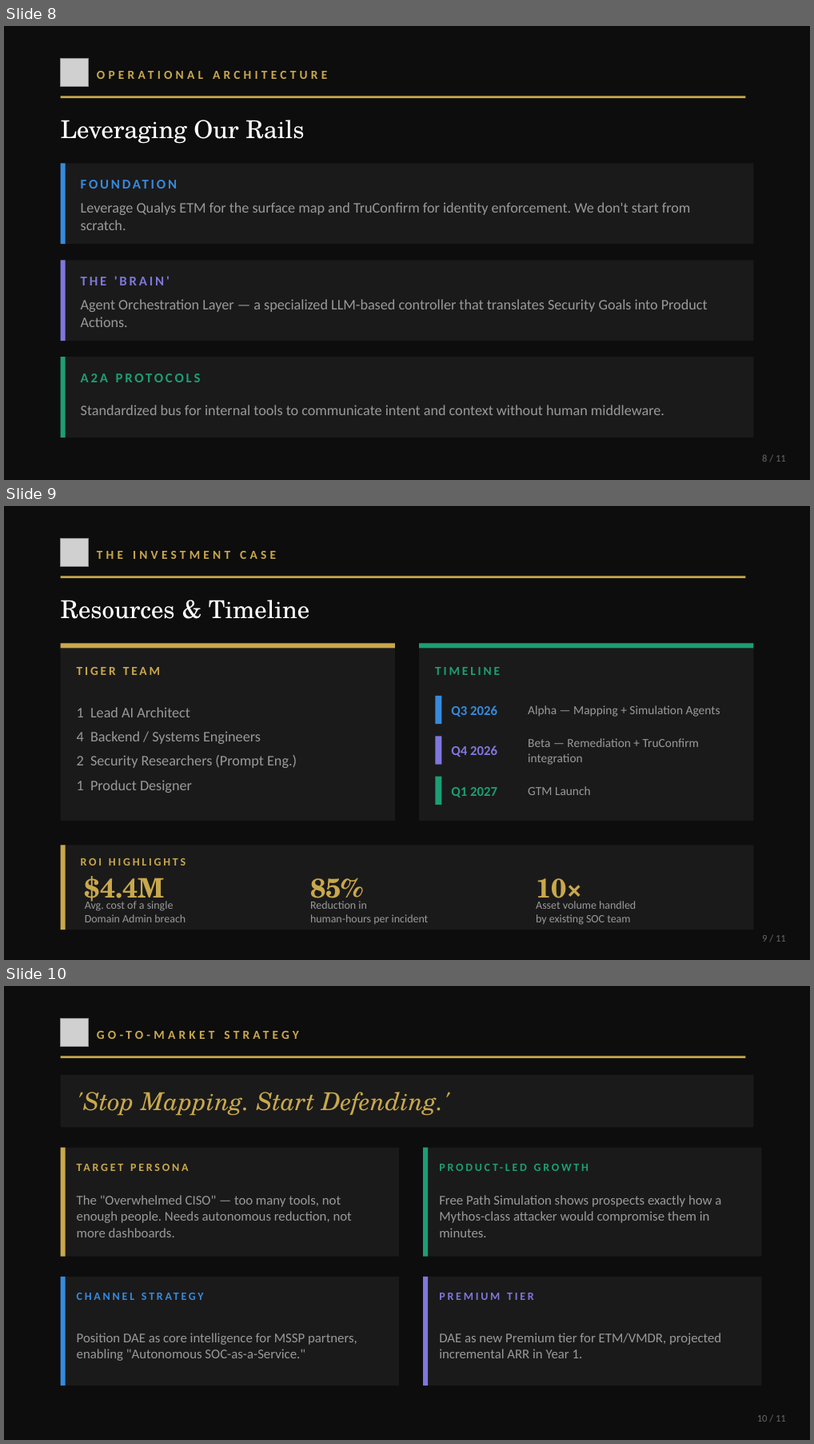
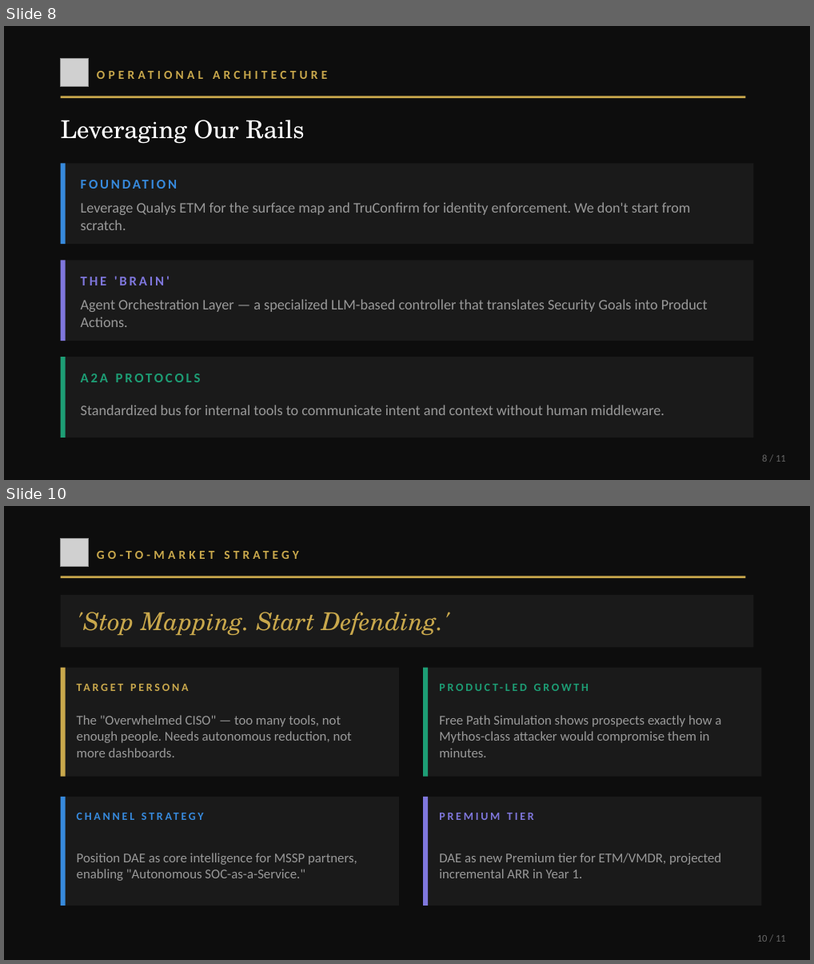
Before and after one commit to mayukhg/dae-attack-path-demo, a slide deck: Project_Aegis_DAE.pptx. Shown one above the other, each under a label of ours: slides 8, 9 and 10 before the commit, slides 8 and 10 after it; the slides between them are not shown. The pictures are 814x1444 and 814x964 pixels, drawn with LibreOffice and Linux fonts; fonts in the diff are those of the drawing; grey boxes stand for pictures. Boxes give left, top, right and bottom in pixels: in the first picture for what was removed or moved away, otherwise in the second. Text is boxed around its words. In the diff, an @@ line names an element or a change of style, - is before the commit and + after.

```diff
--- a/Project_Aegis_DAE.pptx
+++ b/Project_Aegis_DAE.pptx
@@ slide 9 removed at bbox=[4, 506, 810, 960], background #0D0D0D @@
@@ picture removed at bbox=[61, 538, 89, 567] @@
@@ text removed at bbox=[97, 551, 276, 559] @@
-THE INVESTMENT CASE
@@ line removed from (61, 577) to (746, 577) @@
@@ text removed at bbox=[61, 600, 310, 619] @@
-Resources & Timeline
@@ rectangle removed at bbox=[61, 643, 395, 820] @@
@@ rectangle removed at bbox=[61, 643, 395, 648] @@
@@ rectangle removed at bbox=[419, 643, 754, 820] @@
@@ rectangle removed at bbox=[419, 643, 754, 648] @@
@@ text removed at bbox=[77, 667, 160, 675] @@
-TIGER TEAM
@@ text removed at bbox=[435, 667, 500, 675] @@
-TIMELINE
@@ rectangle removed at bbox=[435, 696, 442, 724] @@
@@ text removed at bbox=[77, 707, 297, 792] @@
-1 Lead AI Architect
-4 Backend / Systems Engineers
-2 Security Researchers (Prompt Eng.)
-1 Product Designer
@@ text removed at bbox=[451, 705, 498, 716] @@
-Q3 2026
@@ text removed at bbox=[528, 705, 721, 716] @@
-Alpha — Mapping + Simulation Agents
@@ rectangle removed at bbox=[435, 736, 442, 764] @@
@@ text removed at bbox=[451, 745, 498, 756] @@
-Q4 2026
@@ text removed at bbox=[528, 738, 699, 764] @@
-Beta — Remediation + TruConfirm integration
@@ rectangle removed at bbox=[435, 776, 442, 804] @@
@@ text removed at bbox=[451, 787, 498, 797] @@
-Q1 2027
@@ text removed at bbox=[528, 786, 591, 795] @@
-GTM Launch
@@ rectangle removed at bbox=[61, 844, 754, 929] @@
@@ rectangle removed at bbox=[61, 844, 66, 929] @@
@@ text removed at bbox=[81, 858, 186, 865] @@
-ROI HIGHLIGHTS
@@ text removed at bbox=[85, 876, 165, 907] @@
-$4.4M
@@ text removed at bbox=[310, 878, 364, 907] @@
-85%
@@ text removed at bbox=[536, 878, 583, 907] @@
-10×
@@ text removed at bbox=[85, 899, 186, 922] @@
-Avg. cost of a single
-Domain Admin breach
@@ text removed at bbox=[310, 900, 429, 924] @@
-Reduction in
-human-hours per incident
@@ text removed at bbox=[536, 900, 636, 924] @@
-Asset volume handled
-by existing SOC team
@@ text removed at bbox=[762, 935, 786, 941] @@
-9 / 11
```
Also in this commit, not shown: 1 slide added.
